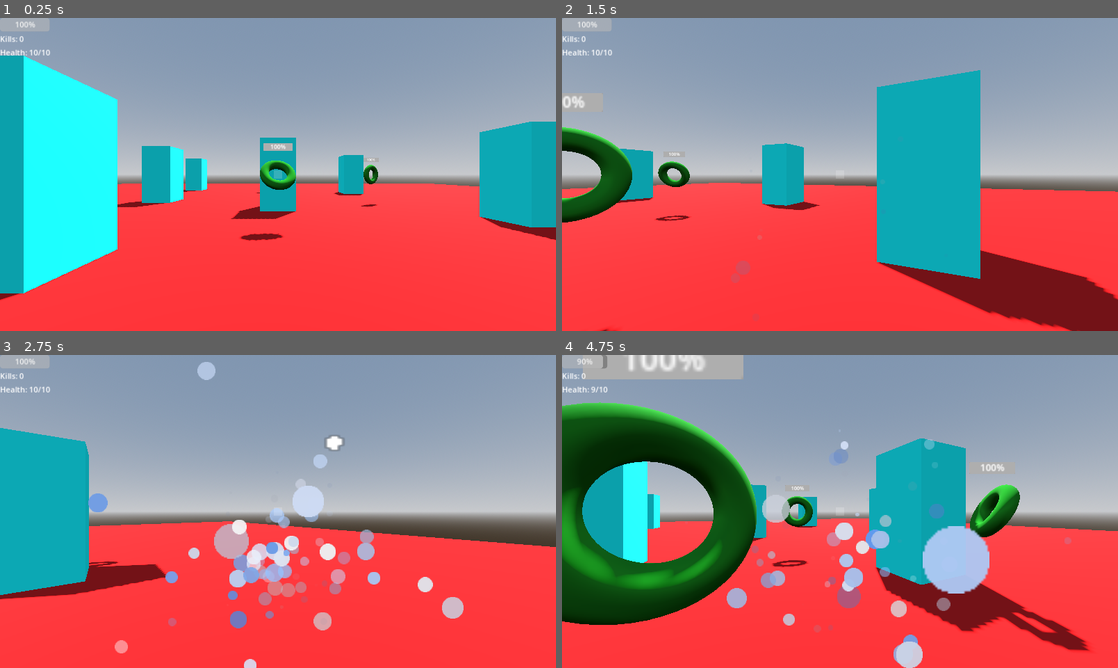
Above: before the commit, frames 1-4 (two rows, left to right).
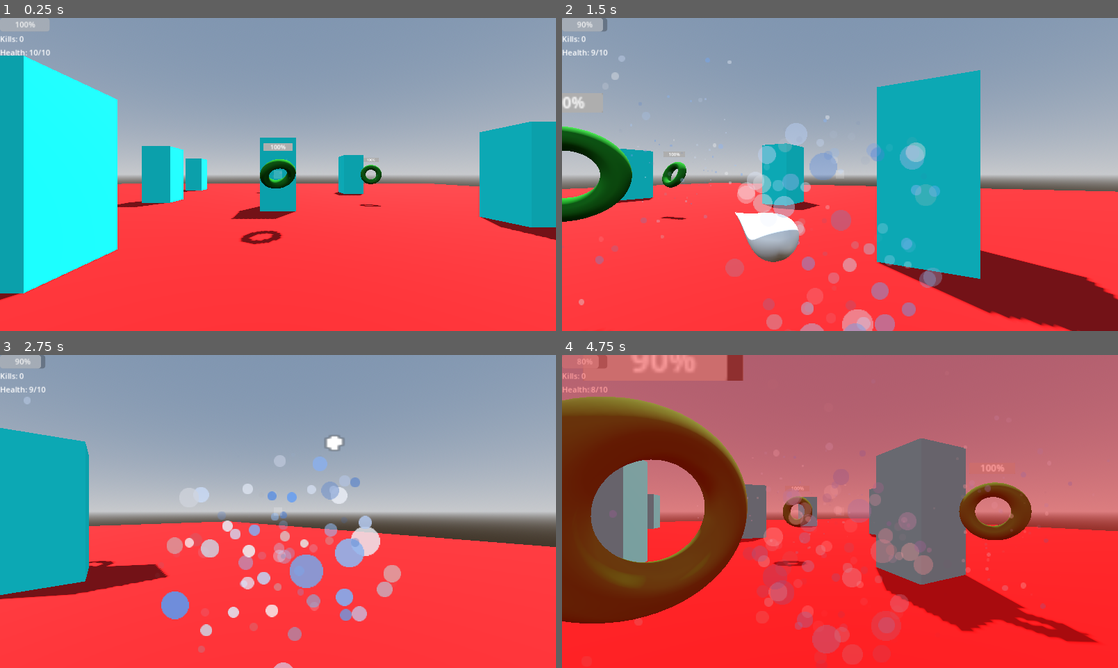
Above: after the commit, the same moments.

Repository: xtr3m3nerd/Scribble-Wizard
Game: Godot game, scene res://scenes/game/world.tscn
Two runs of this game, one before a commit and one after it. Both use one fixed random seed, a clock stepped at 60 frames per second and the inputs below.
Inputs (mouse positions are in pixels of both pictures, inside the frame that each line leads up to):
- Up to frame 1 (0.25 s): no input
- Up to frame 2 (1.5 s): move the mouse to (962, 158) at 0.52 s; press the mouse at (962, 158) at 0.53 s; hold D (move_right) 0.53-1.28 s; tap Shift (hold) at 0.8, 1.35 s; move the mouse to (728, 190) at 1.27 s; release the mouse at (728, 190) at 1.28 s; hold S (move_backwards) from 1.28 s (still down)
- Up to frame 3 (2.75 s): click (166, 527) at 1.55 s; move the mouse to (333, 442) at 2.02 s; release S (move_backwards) at 2.03 s; press the mouse at (333, 442) at 2.03 s; hold D (move_right) from 2.03 s (still down); tap Shift (hold) at 2.3 s
- Up to frame 4 (4.75 s): move the mouse to (812, 574) at 2.77 s; release D (move_right) at 2.78 s; release the mouse at (812, 574) at 2.78 s; hold W (move_forwards) 2.78-3.53 s; tap Shift (hold) at 2.85, 3.8, 4.35 s; click (812, 574) at 3.05 s; move the mouse to (1006, 558) at 3.52 s; press the mouse at (1006, 558) at 3.53 s; hold A (move_left) from 3.53 s (still down); move the mouse to (673, 464) at 4.27 s; release the mouse at (673, 464) at 4.28 s; click (673, 464) at 4.55 s

The runs differ from the first frame. In frame 1, 0.7% of the frame differs, in the area x 43-69%, y 40-73%; in frame 2, 6.8%; in frame 3, 8.7%; in frame 4, 80%, in the area x 0-100%, y 0-100%.
Error before the commit: Unable to iterate on object of type 'Nil'. (res://prefabs/cast_zone.gd:82)
Error after the commit: Unable to iterate on object of type 'Nil'. (res://prefabs/cast_zone.gd:80)

Commit message:
ranged torus attacks

Diff:
--- /dev/null
+++ b/globals/global_settings.gd
@@ -0,0 +1,4 @@
+extends Node
+
+#@export var image_server_url: String = "http://192.168.1.138:3000/image"
+@export var image_server_url: String = "http://127.0.0.1:3000/image"
--- /dev/null
+++ b/globals/global_settings.tscn
@@ -0,0 +1,6 @@
+[gd_scene load_steps=2 format=3 uid="uid://di7y1vq115mga"]
+
+[ext_resource type="Script" path="res://globals/global_settings.gd" id="1_lapcx"]
+
+[node name="GlobalSettings" type="Node"]
+script = ExtResource("1_lapcx")
--- a/prefabs/cast_zone.gd
+++ b/prefabs/cast_zone.gd
@@ -1,6 +1,7 @@
 class_name CastZone
 extends Control
 
+signal start_draw
 signal start_cast
 signal bad_cast
 signal cast(types)
@@ -16,10 +17,6 @@
 
 var x_scale: float
 var y_scale: float
-
-var temp_filepath = "user://tmp.png"
-#var url = "http://192.168.1.138:3000/image"
-var url = "http://127.0.0.1:3000/image"
 
 func _ready():
 	sub_viewport.size = capture_size
@@ -38,6 +35,7 @@
 	if event.is_action_pressed("draw"):
 		drawing = true
 		brush.show()
+		start_draw.emit()
 	if event.is_action_released("draw"):
 		drawing = false
 		brush.hide()
@@ -59,7 +57,7 @@
 	var http_request = HTTPRequest.new()
 	add_child(http_request)
 	http_request.request_completed.connect(_on_request_completed.bind(http_request))
-	http_request.request(url, headers, HTTPClient.METHOD_POST, json)
+	http_request.request(GlobalSettings.image_server_url, headers, HTTPClient.METHOD_POST, json)
 	clear()
 
 func _process(_delta):
--- a/prefabs/casting_charge.gd
+++ b/prefabs/casting_charge.gd
@@ -1,4 +1,25 @@
 class_name CastingCharge
 extends GPUParticles3D
 
+signal charged
+signal shot_finished
+
 @onready var animation_player = $AnimationPlayer as AnimationPlayer
+
+func drawing():
+	animation_player.play("drawing")
+
+func charge():
+	animation_player.play("charging")
+
+func fizzle():
+	animation_player.play("fizzle")
+
+func shoot():
+	animation_player.play("shoot")
+
+func on_charged():
+	charged.emit()
+
+func on_shot_finished():
+	shot_finished.emit()
--- a/prefabs/casting_charge.tscn
+++ b/prefabs/casting_charge.tscn
@@ -97,7 +97,6 @@
 
 [sub_resource type="Animation" id="Animation_wctdq"]
 resource_name = "charging"
-length = 2.0
 tracks/0/type = "value"
 tracks/0/imported = false
 tracks/0/enabled = true
@@ -117,22 +116,36 @@
 tracks/1/interp = 2
 tracks/1/loop_wrap = true
 tracks/1/keys = {
-"times": PackedFloat32Array(0, 0.2, 2),
-"transitions": PackedFloat32Array(1, 1, 1),
-"update": 0,
-"values": [1.0, 1.0, 128.0]
-}
-tracks/2/type = "value"
-tracks/2/imported = false
-tracks/2/enabled = true
-tracks/2/path = NodePath(".:process_material:color")
-tracks/2/interp = 1
-tracks/2/loop_wrap = true
-tracks/2/keys = {
-"times": PackedFloat32Array(0),
-"transitions": PackedFloat32Array(1),
-"update": 0,
-"values": [Color(1, 1, 1, 1)]
+"times": PackedFloat32Array(0, 1),
+"transitions": PackedFloat32Array(1, 1),
+"update": 0,
+"values": [1.0, 128.0]
+}
+tracks/2/type = "value"
+tracks/2/imported = false
+tracks/2/enabled = true
+tracks/2/path = NodePath(".:process_material:color")
+tracks/2/interp = 1
+tracks/2/loop_wrap = true
+tracks/2/keys = {
+"times": PackedFloat32Array(0, 1),
+"transitions": PackedFloat32Array(1, 1),
+"update": 0,
+"values": [Color(1, 1, 1, 0.376471), Color(1, 1, 1, 1)]
+}
+tracks/3/type = "method"
+tracks/3/imported = false
+tracks/3/enabled = true
+tracks/3/path = NodePath(".")
+tracks/3/interp = 1
+tracks/3/loop_wrap = true
+tracks/3/keys = {
+"times": PackedFloat32Array(1),
+"transitions": PackedFloat32Array(1),
+"values": [{
+"args": [],
+"method": &"on_charged"
+}]
 }
 
 [sub_resource type="Animation" id="Animation_nmwmb"]
@@ -176,6 +189,7 @@
 
 [sub_resource type="Animation" id="Animation_l1afl"]
 resource_name = "shoot"
+length = 0.5
 tracks/0/type = "value"
 tracks/0/imported = false
 tracks/0/enabled = true
@@ -183,7 +197,7 @@
 tracks/0/interp = 1
 tracks/0/loop_wrap = true
 tracks/0/keys = {
-"times": PackedFloat32Array(0, 0.2),
+"times": PackedFloat32Array(0, 0.1),
 "transitions": PackedFloat32Array(1, 1),
 "update": 0,
 "values": [128.0, -128.0]
@@ -195,16 +209,56 @@
 tracks/1/interp = 1
 tracks/1/loop_wrap = true
 tracks/1/keys = {
-"times": PackedFloat32Array(0, 1),
+"times": PackedFloat32Array(0, 0.6),
 "transitions": PackedFloat32Array(1, 1),
 "update": 1,
 "values": [true, false]
+}
+
+[sub_resource type="Animation" id="Animation_rinvj"]
+resource_name = "drawing"
+tracks/0/type = "value"
+tracks/0/imported = false
+tracks/0/enabled = true
+tracks/0/path = NodePath(".:emitting")
+tracks/0/interp = 1
+tracks/0/loop_wrap = true
+tracks/0/keys = {
+"times": PackedFloat32Array(0),
+"transitions": PackedFloat32Array(1),
+"update": 1,
+"values": [true]
+}
+tracks/1/type = "value"
+tracks/1/imported = false
+tracks/1/enabled = true
+tracks/1/path = NodePath("GPUParticlesAttractorSphere3D:strength")
+tracks/1/interp = 1
+tracks/1/loop_wrap = true
+tracks/1/keys = {
+"times": PackedFloat32Array(0),
+"transitions": PackedFloat32Array(1),
+"update": 0,
+"values": [1.0]
+}
+tracks/2/type = "value"
+tracks/2/imported = false
+tracks/2/enabled = true
+tracks/2/path = NodePath(".:process_material:color")
+tracks/2/interp = 1
+tracks/2/loop_wrap = true
+tracks/2/keys = {
+"times": PackedFloat32Array(0, 1),
+"transitions": PackedFloat32Array(1, 1),
+"update": 0,
+"values": [Color(1, 1, 1, 0), Color(1, 1, 1, 0.376471)]
 }
 
 [sub_resource type="AnimationLibrary" id="AnimationLibrary_0rr38"]
 _data = {
 "RESET": SubResource("Animation_rbqqr"),
 "charging": SubResource("Animation_wctdq"),
+"drawing": SubResource("Animation_rinvj"),
 "fizzle": SubResource("Animation_nmwmb"),
 "shoot": SubResource("Animation_l1afl")
 }
--- /dev/null
+++ b/prefabs/enemies/attacks/attack_manager.gd
@@ -0,0 +1,56 @@
+class_name AttackManager
+extends Node3D
+
+signal start_attack
+signal attack
+
+@export var attack_range = 2.0
+@export var min_attack_range = 0.0
+@export var damage_dealt: int = 1
+@export var attack_cooldown = 0.5
+var cooldown_timer: Timer
+var can_attack = true
+
+@onready var unit: Enemy = get_parent() as Enemy
+@onready var player : CharacterBody3D = get_tree().get_first_node_in_group("player")
+
+func _ready():
+	cooldown_timer = Timer.new()
+	cooldown_timer.wait_time = attack_cooldown
+	cooldown_timer.one_shot = true
+	cooldown_timer.timeout.connect(cooldown_finished)
+	add_child(cooldown_timer)
+
+func _physics_process(_delta):
+	if unit.dead:
+		return
+	if player == null:
+		return
+
+	attempt_to_kill_player()
+
+func attempt_to_kill_player():
+	if !can_attack:
+		return
+	var dist_to_player = global_position.distance_to(player.global_position)
+	if dist_to_player > attack_range:
+		return
+	if dist_to_player < min_attack_range:
+		return
+
+	if can_see_player():
+		can_attack = false
+		start_attack.emit()
+		cooldown_timer.start()
+
+func can_see_player():
+	var eye_line = Vector3.UP * 1.5
+	var query = PhysicsRayQueryParameters3D.create(global_position+eye_line, player.global_position+eye_line, 1)
+	var result = get_world_3d().direct_space_state.intersect_ray(query)
+	return result.is_empty()
+
+func cooldown_finished():
+	can_attack = true
+
+func perform_attack():
+	attack.emit()
--- /dev/null
+++ b/prefabs/enemies/attacks/melee_attack_manager.gd
@@ -0,0 +1,10 @@
+class_name MeleeAttackManager
+extends AttackManager
+
+func _ready():
+	super._ready()
+	start_attack.connect(perform_attack)
+
+func perform_attack():
+	super.perform_attack()
+	player.take_damage(damage_dealt)
--- /dev/null
+++ b/prefabs/enemies/attacks/melee_attack_manager.tscn
@@ -0,0 +1,6 @@
+[gd_scene load_steps=2 format=3 uid="uid://cmxipck27u5g"]
+
+[ext_resource type="Script" path="res://prefabs/enemies/attacks/melee_attack_manager.gd" id="1_rwwko"]
+
+[node name="MeleeAttackManager" type="Node3D"]
+script = ExtResource("1_rwwko")
--- /dev/null
+++ b/prefabs/enemies/attacks/range_attack_manager.gd
@@ -0,0 +1,18 @@
+class_name RangeAttackManager
+extends AttackManager
+
+@export var projectile_prefab: PackedScene
+
+func _ready():
+	super._ready()
+	#start_attack.connect(perform_attack)
+
+func perform_attack():
+	super.perform_attack()
+	var mid_line = 1.0
+	var projectile = projectile_prefab.instantiate() as Projectile
+	projectile.add_collision_exception_with(unit)
+	get_tree().current_scene.add_child(projectile)
+	projectile.global_position = global_position
+	projectile.look_at(player.global_position + Vector3.UP * mid_line)
+	projectile.damage = damage_dealt
--- /dev/null
+++ b/prefabs/enemies/attacks/range_attack_manager.tscn
@@ -0,0 +1,6 @@
+[gd_scene load_steps=2 format=3 uid="uid://c2rnbe2k1a7cc"]
+
+[ext_resource type="Script" path="res://prefabs/enemies/attacks/range_attack_manager.gd" id="1_w5m40"]
+
+[node name="RangeAttackManager" type="Node3D"]
+script = ExtResource("1_w5m40")
--- a/prefabs/enemies/enemy.gd
+++ b/prefabs/enemies/enemy.gd
@@ -7,11 +7,6 @@
 @onready var hurtable = $Hurtable as Hurtable
 
 @export var move_speed = 2.0
-@export var attack_range = 2.0
-@export var damage_dealt: int = 1
-@export var attack_cooldown = 0.5
-var cooldown_timer: Timer
-var can_attack = true
 
 @onready var player : CharacterBody3D = get_tree().get_first_node_in_group("player")
 @onready var game_manager : GameManager = get_tree().get_first_node_in_group("game_manager")
@@ -19,13 +14,8 @@
 var dead = false
 
 func _ready():
-	cooldown_timer = Timer.new()
-	cooldown_timer.wait_time = attack_cooldown
-	cooldown_timer.one_shot = true
-	cooldown_timer.timeout.connect(cooldown_finished)
-	add_child(cooldown_timer)
-
 	hurtable.dead.connect(kill)
+	animation_player.animation_finished.connect(on_animation_finished)
 	await get_tree().create_timer(randf_range(0.0,1.0)).timeout
 	animation_player.stop()
 	animation_player.play("idle", 0.5)
@@ -42,24 +32,10 @@
 	dir.y = 0.0
 	dir = dir.normalized()
 
+	look_at(player.global_position)
+
 	velocity = dir * move_speed
 	move_and_slide()
-	attempt_to_kill_player()
-
-func attempt_to_kill_player():
-	if !can_attack:
-		return
-	var dist_to_player = global_position.distance_to(player.global_position)
-	if dist_to_player > attack_range:
-		return
-
-	var eye_line = Vector3.UP * 1.5
-	var query = PhysicsRayQueryParameters3D.create(global_position+eye_line, player.global_position+eye_line, 1)
-	var result = get_world_3d().direct_space_state.intersect_ray(query)
-	if result.is_empty():
-		player.take_damage(damage_dealt)
-		can_attack = false
-		cooldown_timer.start()
 
 func kill():
 	dead = true
@@ -70,5 +46,9 @@
 func take_damage(damage):
 	hurtable.take_damage(damage)
 
-func cooldown_finished():
-	can_attack = true
+func on_animation_finished(anim_name):
+	match anim_name:
+		"attack":
+			animation_player.play("idle", 0.5)
+		_:
+			pass
--- a/prefabs/enemies/health_bar.gd
+++ b/prefabs/enemies/health_bar.gd
@@ -1,14 +1,16 @@
 class_name HealthBar
 extends ProgressBar
 
-@export var hurtable: Hurtable
-
-func _ready():
-	if not hurtable:
-		printerr("No hurtable object linked")
-		return
-	hurtable.health_changed.connect(update_health)
-	update_health(hurtable.current_health, hurtable.max_health)
+@export var hurtable: Hurtable:
+	set(value):
+		if hurtable != null and hurtable.health_changed.is_connected(update_health):
+			hurtable.health_changed.disconnect(update_health)
+		hurtable = value
+		if hurtable != null:
+			hurtable.health_changed.connect(update_health)
+			update_health(hurtable.current_health, hurtable.max_health)
+		else:
+			update_health(0,1)
 
 func update_health(current_health: int, max_health: int):
 	value = 100*current_health/max_health
--- a/prefabs/enemies/hurtable.gd
+++ b/prefabs/enemies/hurtable.gd
@@ -1,6 +1,6 @@
 class_name Hurtable
+extends Node
 
-extends Node
 signal dead
 signal health_changed (current_health:int , max_health:int)
 
--- a/prefabs/enemies/torus.tscn
+++ b/prefabs/enemies/torus.tscn
@@ -1,8 +1,11 @@
-[gd_scene load_steps=12 format=3 uid="uid://bbond388nk6lb"]
+[gd_scene load_steps=15 format=3 uid="uid://bbond388nk6lb"]
 
 [ext_resource type="Script" path="res://prefabs/enemies/enemy.gd" id="1_qovbd"]
 [ext_resource type="PackedScene" uid="uid://c5ig11vdx3oin" path="res://prefabs/hurtable.tscn" id="2_0f8hr"]
-[ext_resource type="PackedScene" uid="uid://cqe7cl3e7njlu" path="res://prefabs/health_bar.tscn" id="3_liyih"]
+[ext_resource type="PackedScene" uid="uid://b10mevdllbqgv" path="res://prefabs/health_bar_3d.tscn" id="3_ebntx"]
+[ext_resource type="PackedScene" uid="uid://c2rnbe2k1a7cc" path="res://prefabs/enemies/attacks/range_attack_manager.tscn" id="4_c3p6m"]
+[ext_resource type="PackedScene" uid="uid://beco7krhnq4iv" path="res://prefabs/casting_charge.tscn" id="4_mluw7"]
+[ext_resource type="PackedScene" uid="uid://cj13uvr8r1fd1" path="res://prefabs/projectile.tscn" id="5_ednya"]
 
 [sub_resource type="CapsuleShape3D" id="CapsuleShape3D_d8ioy"]
 
@@ -37,7 +40,19 @@
 "times": PackedFloat32Array(0),
 "transitions": PackedFloat32Array(1),
 "update": 0,
-"values": [Vector3(0, 0.125, 0)]
+"values": [Vector3(0, 1.5, 0)]
+}
+tracks/2/type = "value"
+tracks/2/imported = false
+tracks/2/enabled = true
+tracks/2/path = NodePath("Graphics/CastingCharge:emitting")
+tracks/2/interp = 1
+tracks/2/loop_wrap = true
+tracks/2/keys = {
+"times": PackedFloat32Array(0),
+"transitions": PackedFloat32Array(1),
+"update": 1,
+"values": [false]
 }
 
 [sub_resource type="Animation" id="Animation_o38up"]
@@ -96,15 +111,55 @@
 "values": [Vector3(0, 1.5, 0)]
 }
 
+[sub_resource type="Animation" id="Animation_drc6a"]
+resource_name = "attack"
+length = 2.0
+tracks/0/type = "value"
+tracks/0/imported = false
+tracks/0/enabled = true
+tracks/0/path = NodePath("Graphics/CastingCharge:emitting")
+tracks/0/interp = 1
+tracks/0/loop_wrap = true
+tracks/0/keys = {
+"times": PackedFloat32Array(0),
+"transitions": PackedFloat32Array(1),
+"update": 1,
+"values": [true]
+}
+tracks/1/type = "value"
+tracks/1/imported = false
+tracks/1/enabled = true
+tracks/1/path = NodePath("Graphics/MeshInstance3D:rotation")
+tracks/1/interp = 1
+tracks/1/loop_wrap = true
+tracks/1/keys = {
+"times": PackedFloat32Array(0),
+"transitions": PackedFloat32Array(1),
+"update": 0,
+"values": [Vector3(1.5708, 0, 0)]
+}
+tracks/2/type = "method"
+tracks/2/imported = false
+tracks/2/enabled = true
+tracks/2/path = NodePath("Graphics/CastingCharge")
+tracks/2/interp = 1
+tracks/2/loop_wrap = true
+tracks/2/keys = {
+"times": PackedFloat32Array(0),
+"transitions": PackedFloat32Array(1),
+"values": [{
+"args": [],
+"method": &"charge"
+}]
+}
+
 [sub_resource type="AnimationLibrary" id="AnimationLibrary_gnbpx"]
 _data = {
 "RESET": SubResource("Animation_k42w1"),
+"attack": SubResource("Animation_drc6a"),
 "death": SubResource("Animation_o38up"),
 "idle": SubResource("Animation_jd3pd")
 }
-
-[sub_resource type="ViewportTexture" id="ViewportTexture_yhtmj"]
-viewport_path = NodePath("Graphics/SubViewport")
 
 [node name="Enemy" type="CharacterBody3D" groups=["enemies"]]
 collision_layer = 2
@@ -120,7 +175,7 @@
 [node name="Graphics" type="Node3D" parent="."]
 
 [node name="MeshInstance3D" type="MeshInstance3D" parent="Graphics"]
-transform = Transform3D(1, 0, 0, 0, 1, 0, 0, 0, 1, 0, 0.125, 0)
+transform = Transform3D(1, 0, 0, 0, 1, 0, 0, 0, 1, 0, 1.5, 0)
 material_override = SubResource("StandardMaterial3D_l8kev")
 mesh = SubResource("TorusMesh_0m1bb")
 
@@ -131,13 +186,20 @@
 }
 autoplay = "idle"
 
-[node name="Sprite3D" type="Sprite3D" parent="Graphics"]
-transform = Transform3D(1, 0, 0, 0, 1, 0, 0, 0, 1, 0, 2.25656, 0)
-billboard = 2
-texture = SubResource("ViewportTexture_yhtmj")
-
-[node name="SubViewport" type="SubViewport" parent="Graphics"]
-size = Vector2i(80, 20)
-
-[node name="HealthBar" parent="Graphics/SubViewport" node_paths=PackedStringArray("hurtable") instance=ExtResource("3_liyih")]
-hurtable = NodePath("../../../Hurtable")
+[node name="HealthBar3D" parent="Graphics" node_paths=PackedStringArray("hurtable") instance=ExtResource("3_ebntx")]
+transform = Transform3D(1, 0, 0, 0, 1, 0, 0, 0, 1, 0, 2.25, 0)
+hurtable = NodePath("../../Hurtable")
+
+[node name="CastingCharge" parent="Graphics" instance=ExtResource("4_mluw7")]
+transform = Transform3D(0.5, 0, 0, 0, 0.5, 0, 0, 0, 0.5, 0, 1.5, 0)
+
+[node name="RangeAttackManager" parent="." instance=ExtResource("4_c3p6m")]
+transform = Transform3D(1, 0, 0, 0, 1, 0, 0, 0, 1, 0, 1.5, 0)
+projectile_prefab = ExtResource("5_ednya")
+attack_range = 15.0
+min_attack_range = 4.0
+attack_cooldown = 5.0
+
+[connection signal="charged" from="Graphics/CastingCharge" to="RangeAttackManager" method="perform_attack"]
+[connection signal="attack" from="RangeAttackManager" to="Graphics/CastingCharge" method="shoot"]
+[connection signal="start_attack" from="RangeAttackManager" to="Graphics/AnimationPlayer" method="play" binds= ["attack"]]
--- /dev/null
+++ b/prefabs/health_bar_3d.gd
@@ -0,0 +1,17 @@
+class_name HealthBar3D
+extends Node3D
+
+@onready var health_bar = $SubViewport/HealthBar
+
+@export var hurtable: Hurtable:
+	set(value):
+		hurtable = value
+		set_hurtable(value)
+
+func set_hurtable(value):
+	if health_bar == null:
+		return
+	health_bar.hurtable = hurtable
+
+func _ready():
+	set_hurtable(hurtable)
--- /dev/null
+++ b/prefabs/health_bar_3d.tscn
@@ -0,0 +1,19 @@
+[gd_scene load_steps=4 format=3 uid="uid://b10mevdllbqgv"]
+
+[ext_resource type="Script" path="res://prefabs/health_bar_3d.gd" id="1_b20ma"]
+[ext_resource type="PackedScene" uid="uid://cqe7cl3e7njlu" path="res://prefabs/health_bar.tscn" id="1_sfw2k"]
+
+[sub_resource type="ViewportTexture" id="ViewportTexture_6q5ea"]
+viewport_path = NodePath("SubViewport")
+
+[node name="HealthBar3D" type="Node3D"]
+script = ExtResource("1_b20ma")
+
+[node name="Sprite3D" type="Sprite3D" parent="."]
+billboard = 2
+texture = SubResource("ViewportTexture_6q5ea")
+
+[node name="SubViewport" type="SubViewport" parent="."]
+size = Vector2i(80, 20)
+
+[node name="HealthBar" parent="SubViewport" instance=ExtResource("1_sfw2k")]
--- a/prefabs/player.gd
+++ b/prefabs/player.gd
@@ -33,9 +33,10 @@
 	animation_player.animation_finished.connect(shoot_anim_done)
 	restart_button.button_up.connect(restart)
 	death_screen.hide()
-	cast_zone.start_cast.connect(start_cast)
+	cast_zone.start_draw.connect(casting_charge.drawing)
+	cast_zone.start_cast.connect(casting_charge.charge)
 	cast_zone.cast.connect(shoot)
-	cast_zone.bad_cast.connect(bad_cast)
+	cast_zone.bad_cast.connect(casting_charge.fizzle)
 	casting_charge.emitting = false
 
 func _input(_event):
@@ -70,13 +71,6 @@
 func restart():
 	get_tree().reload_current_scene()
 
-func start_cast():
-	casting_charge.animation_player.play("charging")
-
-func bad_cast():
-	casting_charge.animation_player.play("fizzle")
-	pass
-
 func shoot(glyph_list):
 	# type input is "lightning", "fire", or "water" at the moment
 	if !can_shoot:
@@ -88,7 +82,7 @@
 	#if ray_cast_3d.is_colliding() and ray_cast_3d.get_collider().has_method("kill"):
 		#ray_cast_3d.get_collider().kill()
 
-	casting_charge.animation_player.play("shoot")
+	casting_charge.shoot()
 	for glyph in glyph_list:
 		match glyph:
 			"lightning":
--- a/project.godot
+++ b/project.godot
@@ -14,6 +14,10 @@
 run/main_scene="res://scenes/game/world.tscn"
 config/features=PackedStringArray("4.2", "GL Compatibility")
 config/icon="res://icon.svg"
+
+[autoload]
+
+GlobalSettings="*res://globals/global_settings.tscn"
 
 [display]
 
Renamed: globals/MusicManager.tscn -> globals/music_manager.tscn
Not shown: 1 places in prefabs/casting_charge.tscn that only renumber resources
